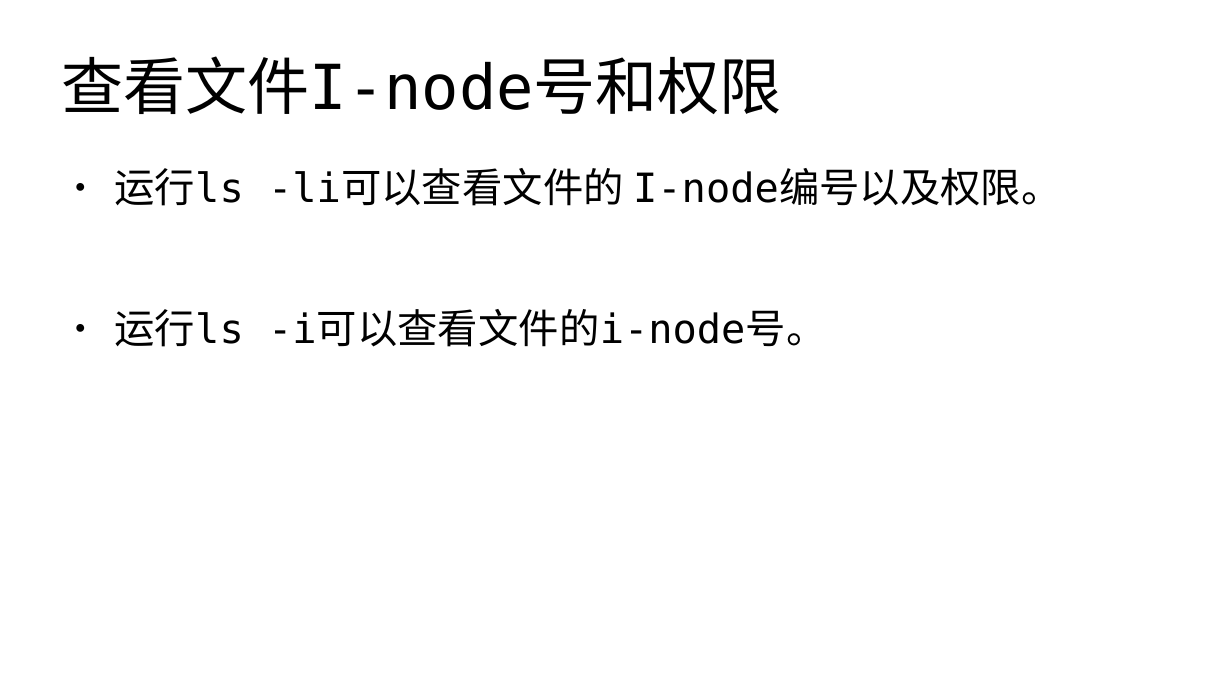
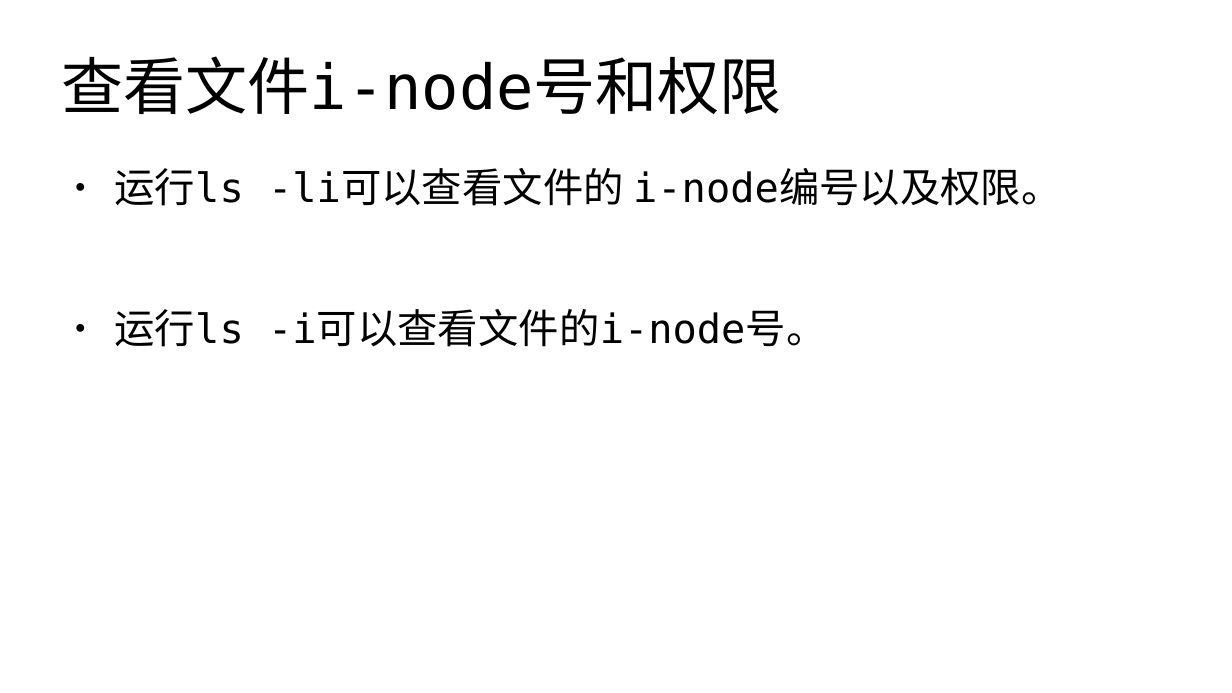
Before and after one commit to master-genius/linux-system, a slide deck: slide 18 of materials/slides/ch04-file-mode.odp (slide 7 before the commit). Drawn at 1232x693 pixels with LibreOffice and Linux fonts; fonts in the diff are those of the drawing. Boxes give left, top, right and bottom in pixels: in the first picture for what was removed or moved away, otherwise in the second. Text is boxed around its words. In the diff, an @@ line names an element or a change of style, - is before the commit and + after.

```diff
--- a/materials/slides/ch04-file-mode.odp
+++ b/materials/slides/ch04-file-mode.odp
@@ title at (62,56,782,114): text changed @@
-查看文件I-node号和权限
+查看文件i-node号和权限
@@ text at (114,168,1062,206): text changed @@
-● 运行ls -li可以查看文件的 I-node编号以及权限。
+● 运行ls -li可以查看文件的 i-node编号以及权限。
```
Also in this commit, not shown: 5 slides added, 6 other files.
